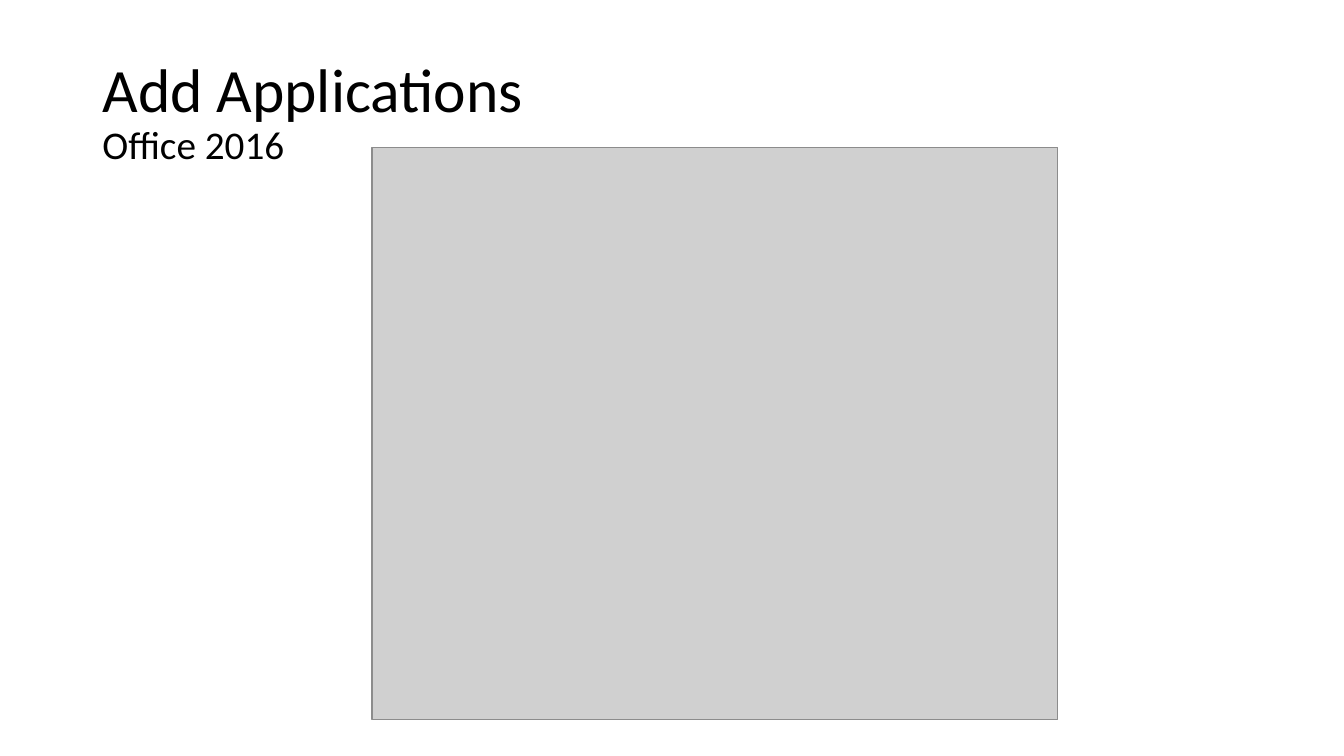
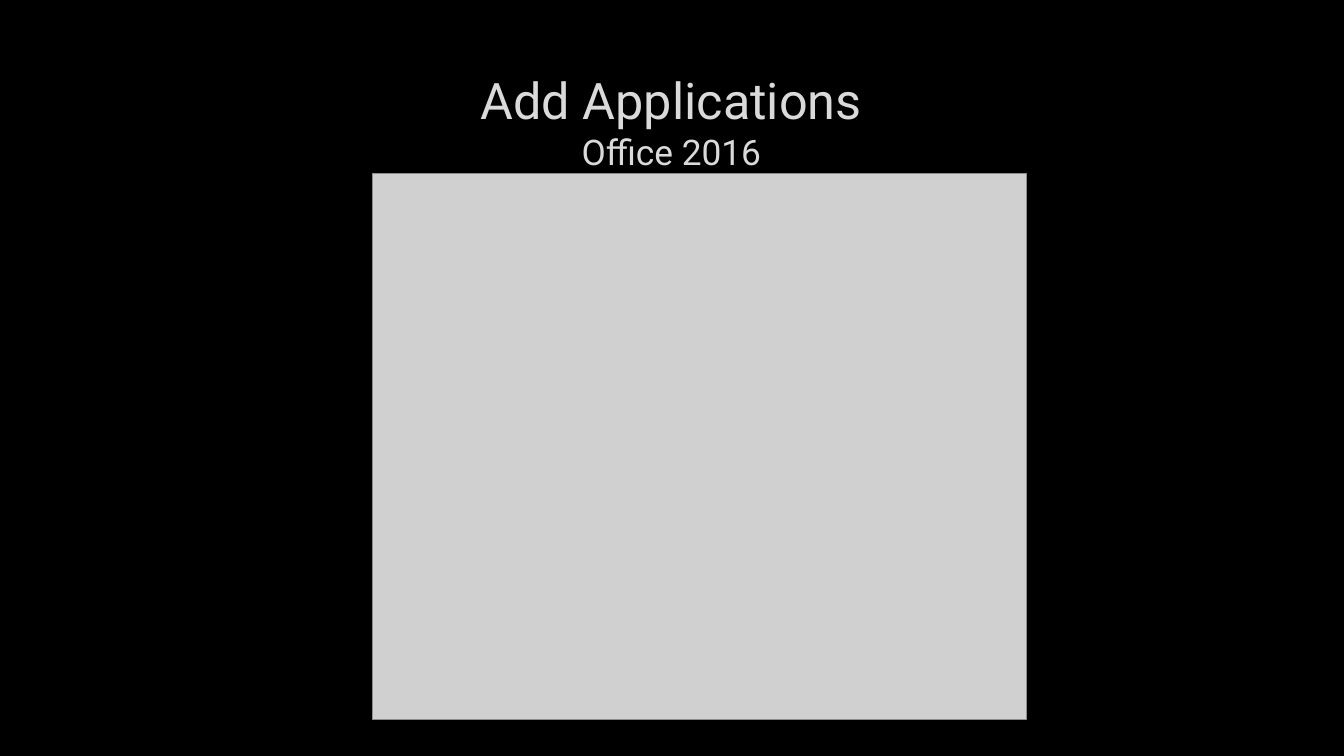
Before and after one commit to fydexx/HECC-2018, a slide deck: slide 5 of Part_01/Section02.pptx. Drawn at 1344x756 pixels with LibreOffice and Linux fonts; fonts in the diff are those of the drawing; grey boxes stand for pictures; background and template pictures are left out. Boxes give left, top, right and bottom in pixels: in the first picture for what was removed or moved away, otherwise in the second. Text is boxed around its words. In the diff, an @@ line names an element or a change of style, - is before the commit and + after.

```diff
--- a/Part_01/Section02.pptx
+++ b/Part_01/Section02.pptx
@@ background #FFFFFF to picture (left out) @@
@@ title "Add Applications Office 2016": place and size @@
-title "Add Applications Office 2016" at bbox=[102, 69, 523, 160]
+title "Add Applications Office 2016" at bbox=[481, 81, 862, 166]
@@ title "Add Applications Office 2016" at bbox=[481, 81, 862, 166]: size 44 to 36 pt in "Add Applications"; size 28 to 25.2 pt in "Office 2016"; font Calibri to Roboto, text colour #000000 to #DADADA, letter outline none to #404040 0.75 pt; alignment left to centre; line spacing 0.9 to 1 @@
@@ picture: place and size @@
-picture at bbox=[372, 147, 1059, 720]
+picture at bbox=[372, 173, 1026, 720]
```
Also in this commit, not shown: 29 other slides changed.
